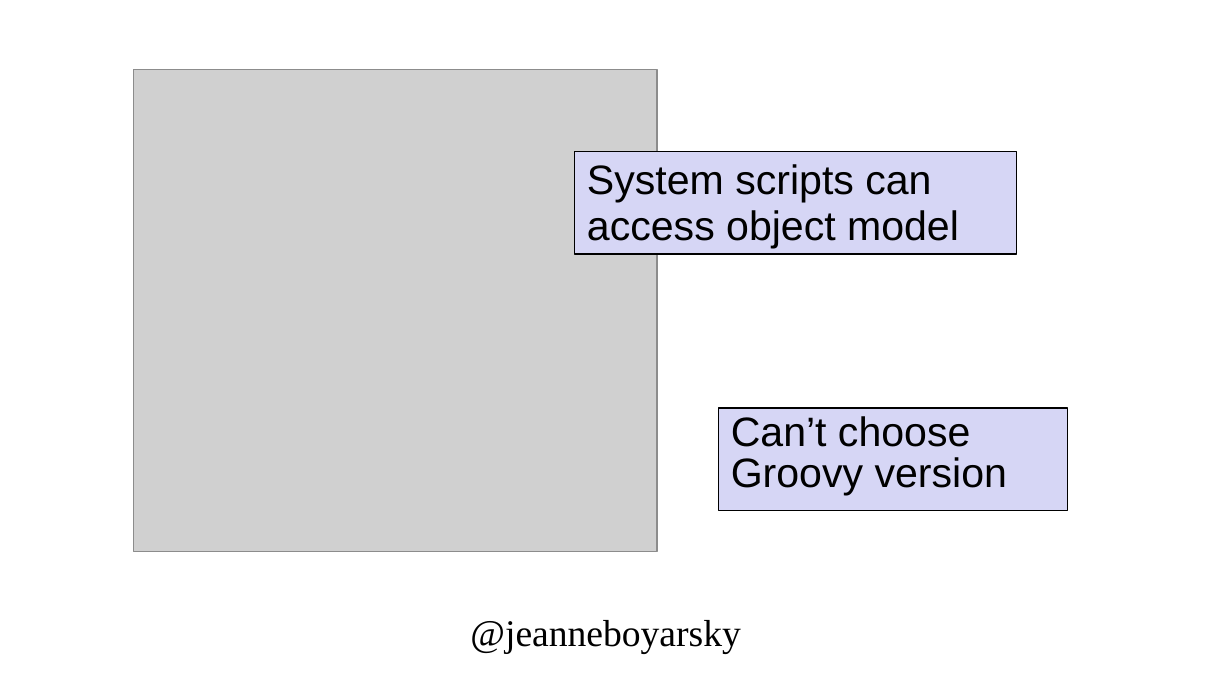
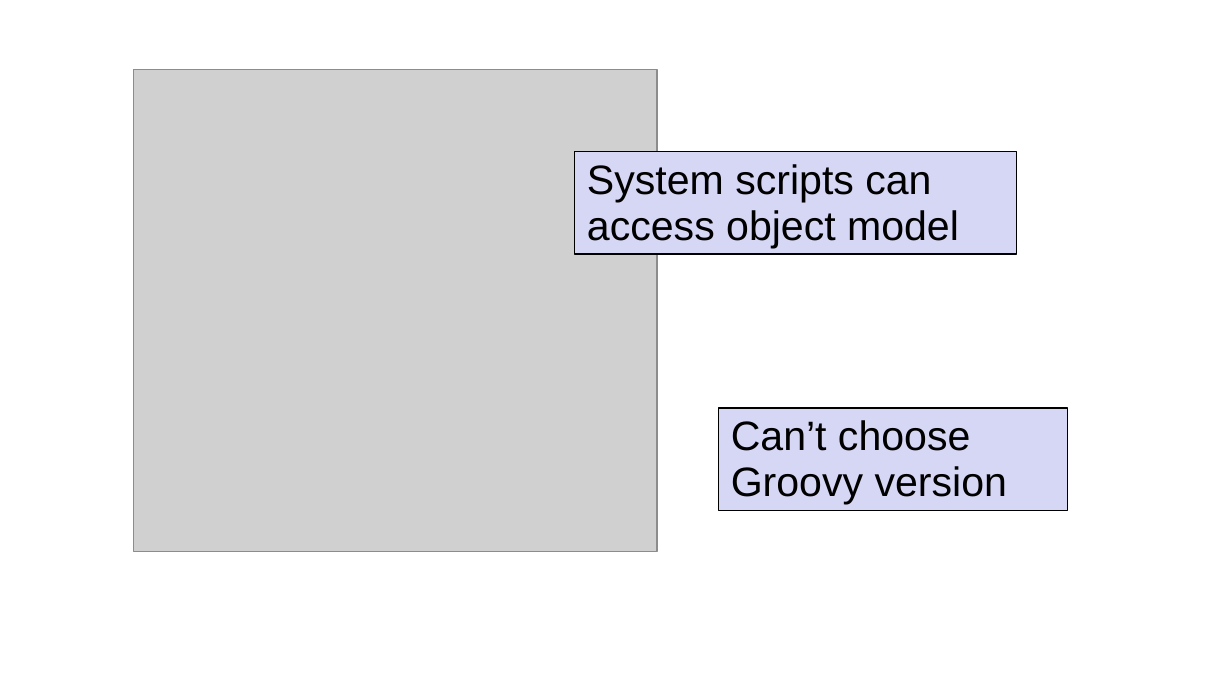
Before and after one commit to boyarsky/OracleCodeOne2018-HOL-Automating-Stack-Groovy, a slide deck: slide 13 of 2018-OracleCodeOne-Authomating Stack.ppt. Drawn at 1232x693 pixels with LibreOffice and Linux fonts; fonts in the diff are those of the drawing; grey boxes stand for pictures; background and template pictures are left out. Boxes give left, top, right and bottom in pixels: in the first picture for what was removed or moved away, otherwise in the second. Text is boxed around its words. In the diff, an @@ line names an element or a change of style, - is before the commit and + after.

Commit message:
remove jeanne's twitter from footer

```diff
--- a/2018-OracleCodeOne-Authomating Stack.ppt
+++ b/2018-OracleCodeOne-Authomating Stack.ppt
@@ rectangle "Can’t choose" at [718,408,1067,510]: line spacing 0.83 to 0.93 @@
@@ text removed at [470,620,740,654] @@
-@jeanneboyarsky
```
Also in this commit, not shown: 16 other slides changed.
